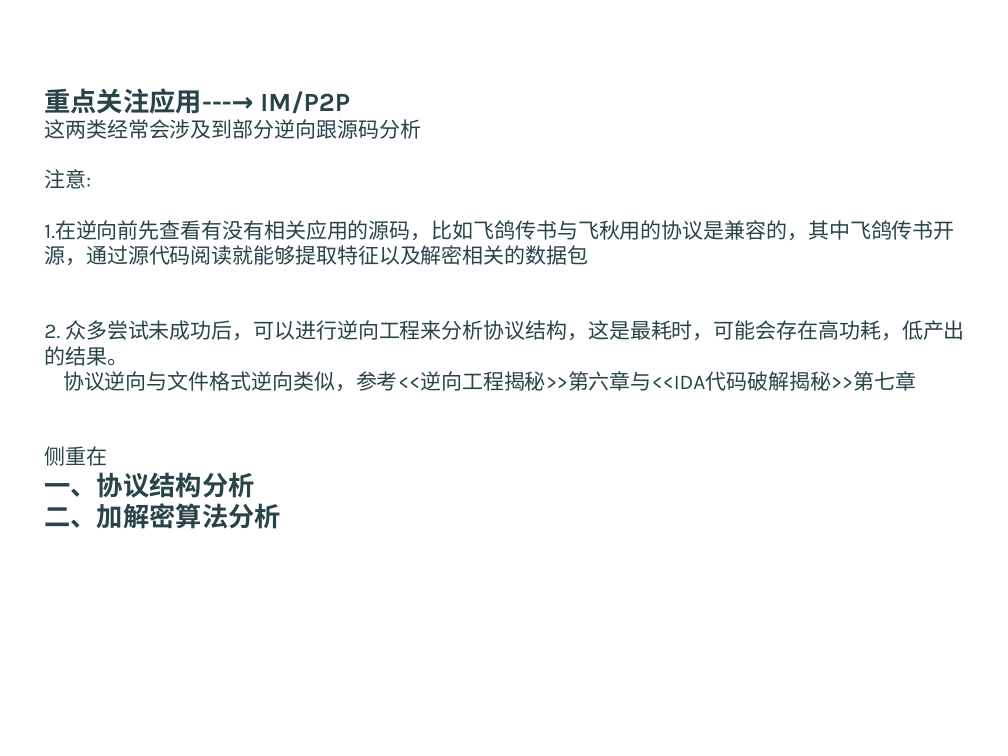
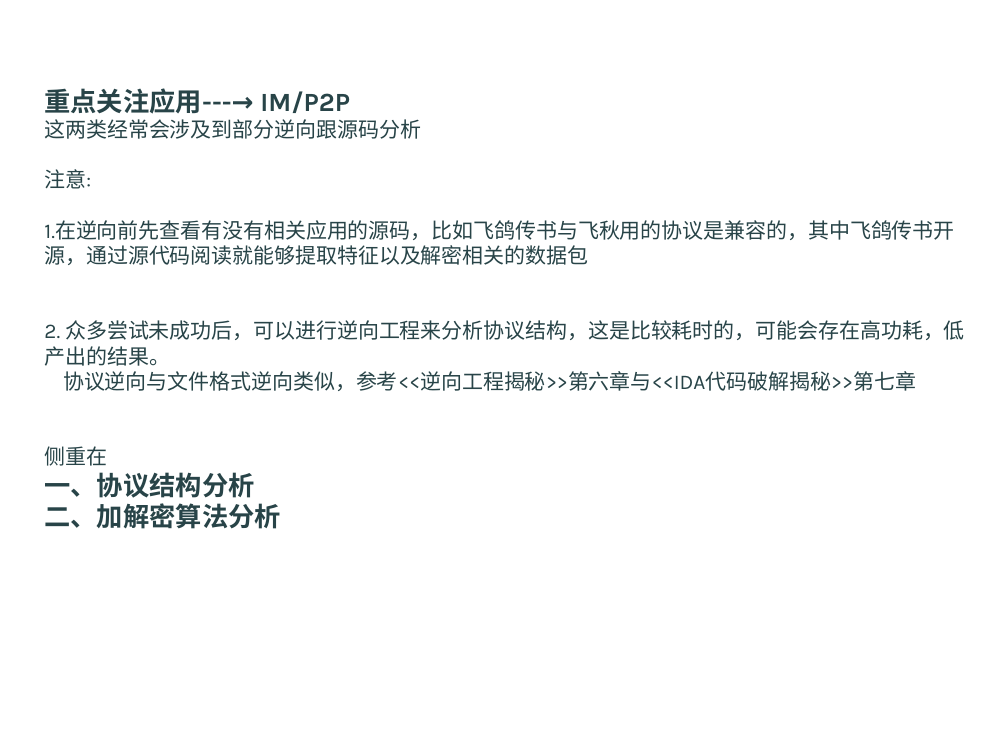
Before and after one commit to Android-sec/app-protocol-analysis, a slide deck: slide 15 of app protocol analysis.pptx. Drawn at 1008x756 pixels with LibreOffice and Linux fonts; fonts in the diff are those of the drawing; background and template pictures are left out. Boxes give left, top, right and bottom in pixels: in the first picture for what was removed or moved away, otherwise in the second. Text is boxed around its words. In the diff, an @@ line names an element or a change of style, - is before the commit and + after.

```diff
--- a/app protocol analysis.pptx
+++ b/app protocol analysis.pptx
@@ text at (44, 320, 965, 366): text changed @@
-2. 众多尝试未成功后，可以进行逆向工程来分析协议结构，这是最耗时，可能会存在高功耗，低产出的结果。
+2. 众多尝试未成功后，可以进行逆向工程来分析协议结构，这是比较耗时的，可能会存在高功耗，低产出的结果。
```
Also in this commit, not shown: 5 other slides changed.
